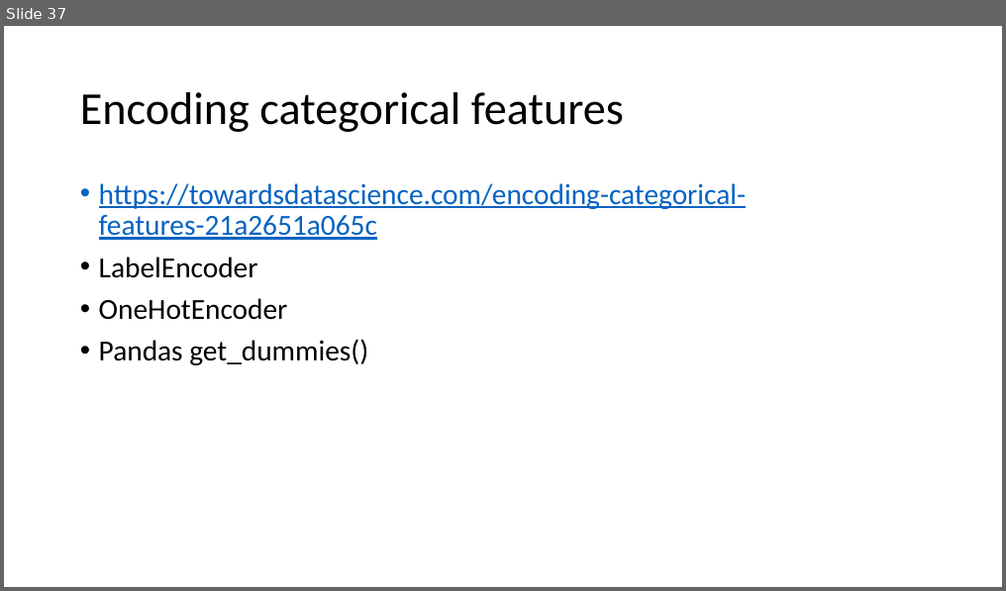
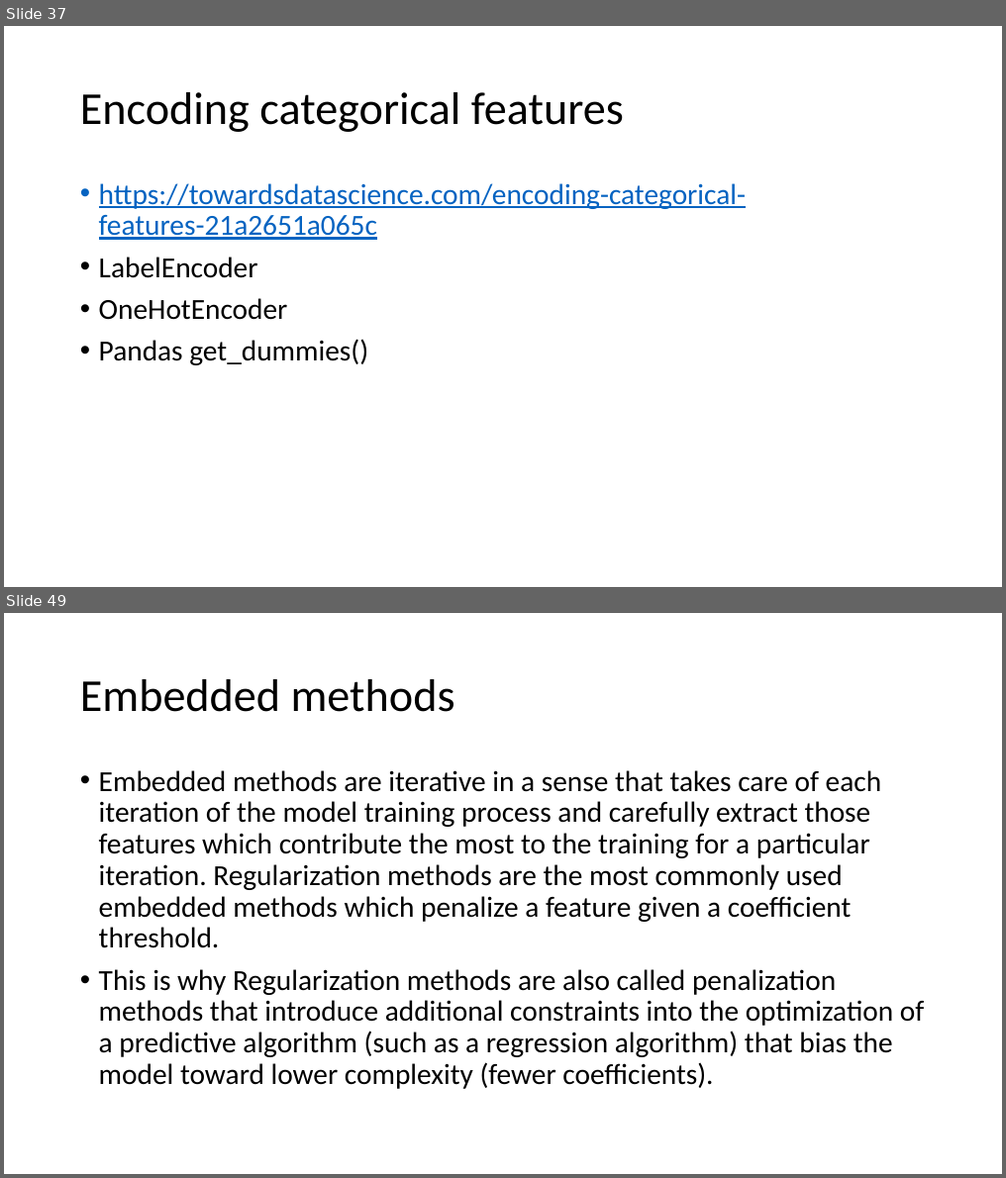
Before and after one commit to FranzGH/IoT_ML, a slide deck: Sklearn-UG.pptx. Shown one above the other, each under a label of ours: slide 37 before the commit, slides 37 and 49 after it; the slides between them are not shown. The pictures are 1006x591 and 1006x1178 pixels, drawn with LibreOffice and Linux fonts; fonts in the diff are those of the drawing. Boxes give left, top, right and bottom in pixels: in the first picture for what was removed or moved away, otherwise in the second. Text is boxed around its words. In the diff, an @@ line names an element or a change of style, - is before the commit and + after.

```diff
--- a/Sklearn-UG.pptx
+++ b/Sklearn-UG.pptx
@@ slide 49 added at [4, 613, 1002, 1174], background #FFFFFF @@
@@ title added at [80, 679, 455, 712], 44 pt, text #000000 @@
+Embedded methods
@@ text added at [99, 770, 924, 1089], 28 pt, text #000000 @@
+• Embedded methods are iterative in a sense that takes care of each iteration of the model training process and carefully extract those features which contribute the most to the training for a particular iteration. Regularization methods are the most commonly used embedded methods which penalize a feature given a coefficient threshold.
+• This is why Regularization methods are also called penalization methods that introduce additional constraints into the optimization of a predictive algorithm (such as a regression algorithm) that bias the model toward lower complexity (fewer coefficients).
```
Also in this commit, not shown: 1 slide changed, 11 other slides added, 4 other files.
